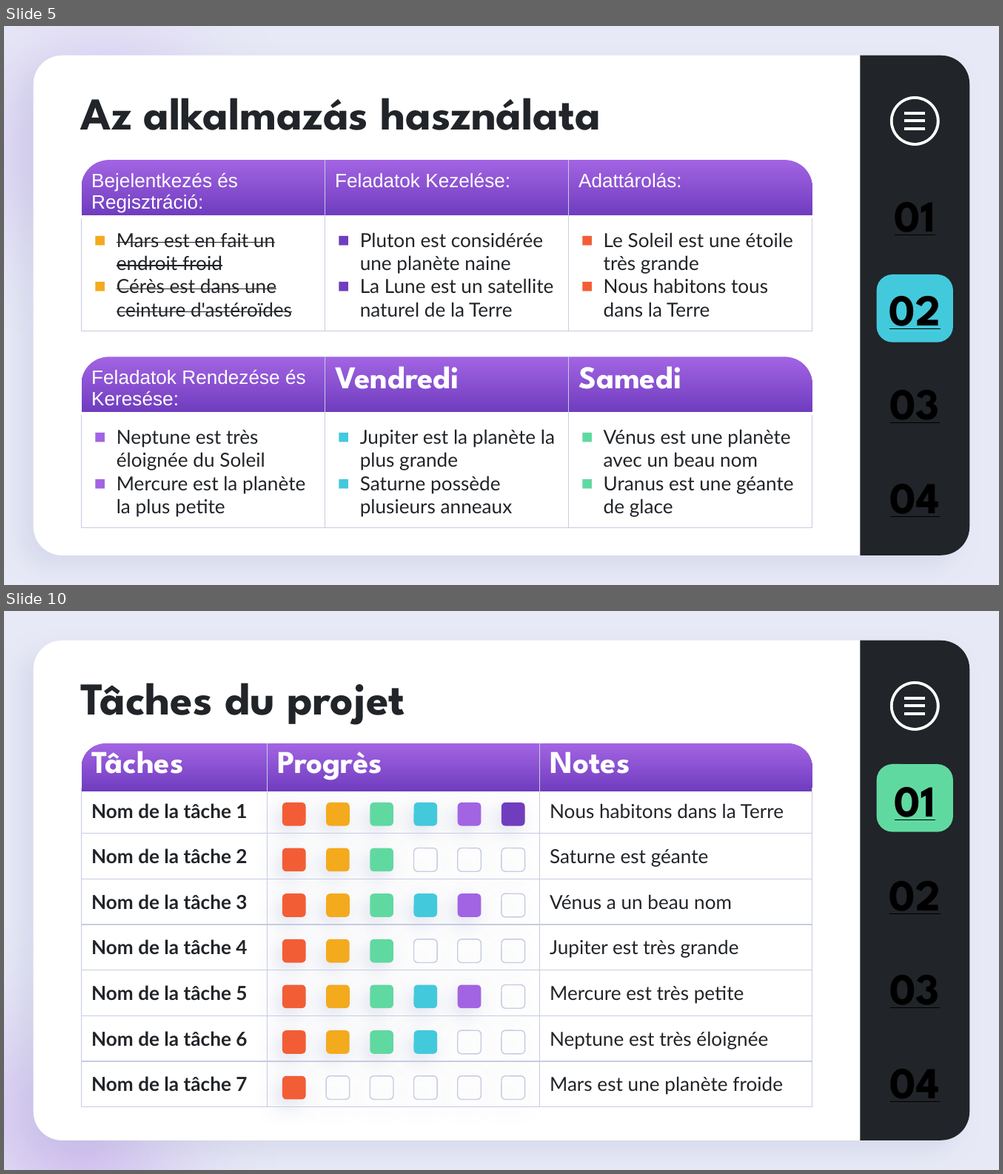
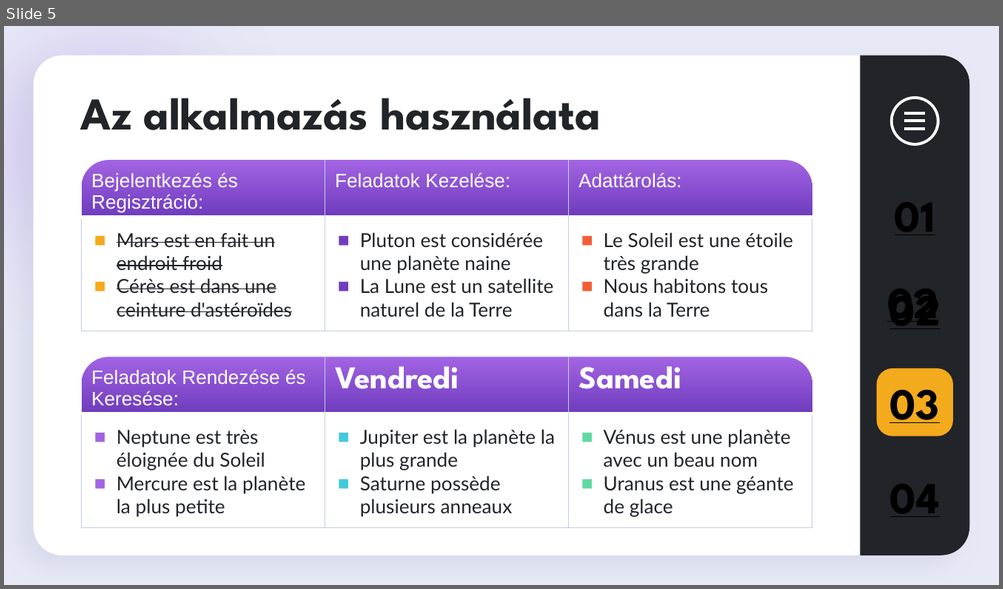
Before and after one commit to DrDevoo/ToDoApp_NextJS, a slide deck: Documents/ToDoApp Bemutató.pptx. Shown one above the other, each under a label of ours: slides 5 and 10 before the commit, slide 5 after it; the slides between them are not shown. The pictures are 1003x1174 and 1003x589 pixels, drawn with LibreOffice and Linux fonts; fonts in the diff are those of the drawing. Boxes give left, top, right and bottom in pixels: in the first picture for what was removed or moved away, otherwise in the second. Text is boxed around its words. In the diff, an @@ line names an element or a change of style, - is before the commit and + after.

```diff
--- a/Documents/ToDoApp Bemutató.pptx
+++ b/Documents/ToDoApp Bemutató.pptx
@@ slide 10 removed at bbox=[4, 611, 999, 1170], background #E7E9F6; not listed: 2 template elements that a slide beside it also shows @@
@@ title removed at bbox=[81, 683, 405, 725] @@
-Tâches du projet
@@ freeform shape removed at bbox=[889, 681, 940, 732] @@
@@ round same rect removed at bbox=[82, 743, 811, 791] @@
@@ table removed at bbox=[82, 743, 813, 1098], 8 rows, 3 columns @@
-Tâches | Progrès | Notes
-Nom de la tâche 1 |  | Nous habitons dans la Terre
-Nom de la tâche 2 |  | Saturne est géante
-Nom de la tâche 3 |  | Vénus a un beau nom
-Nom de la tâche 4 |  | Jupiter est très grande
-Nom de la tâche 5 |  | Mercure est très petite
-Nom de la tâche 6 |  | Neptune est très éloignée
-Nom de la tâche 7 |  | Mars est une planète froide
@@ rounded rectangle removed at bbox=[876, 764, 953, 832] @@
@@ text removed at bbox=[894, 787, 935, 820] @@
-01
@@ group removed at bbox=[282, 803, 525, 827]: 6 rounded rectangles @@
@@ group removed at bbox=[282, 849, 525, 872]: 6 rounded rectangles @@
@@ text removed at bbox=[889, 860, 940, 926] @@
-02
@@ ellipse removed at bbox=[4, 883, 313, 1170] @@
@@ group removed at bbox=[282, 894, 525, 917]: 6 rounded rectangles @@
@@ group removed at bbox=[282, 940, 525, 963]: 6 rounded rectangles @@
@@ text removed at bbox=[890, 954, 940, 1020] @@
-03
@@ group removed at bbox=[282, 985, 525, 1009]: 6 rounded rectangles @@
@@ group removed at bbox=[282, 1031, 525, 1054]: 6 rounded rectangles @@
@@ text removed at bbox=[890, 1048, 939, 1114] @@
-04
@@ group removed at bbox=[282, 1076, 525, 1100]: 6 rounded rectangles @@
@@ slide 5 changed as well @@
@@ text added at bbox=[874, 275, 953, 329], 32 pt, text #000000, bold, underline @@
+02
@@ rounded rectangle removed at bbox=[876, 275, 953, 342] @@
@@ rounded rectangle added at bbox=[876, 368, 953, 436], fill #F4AA1D @@
```
Also in this commit, not shown: 5 other slides changed, 1 slide added, 30 other slides removed.
